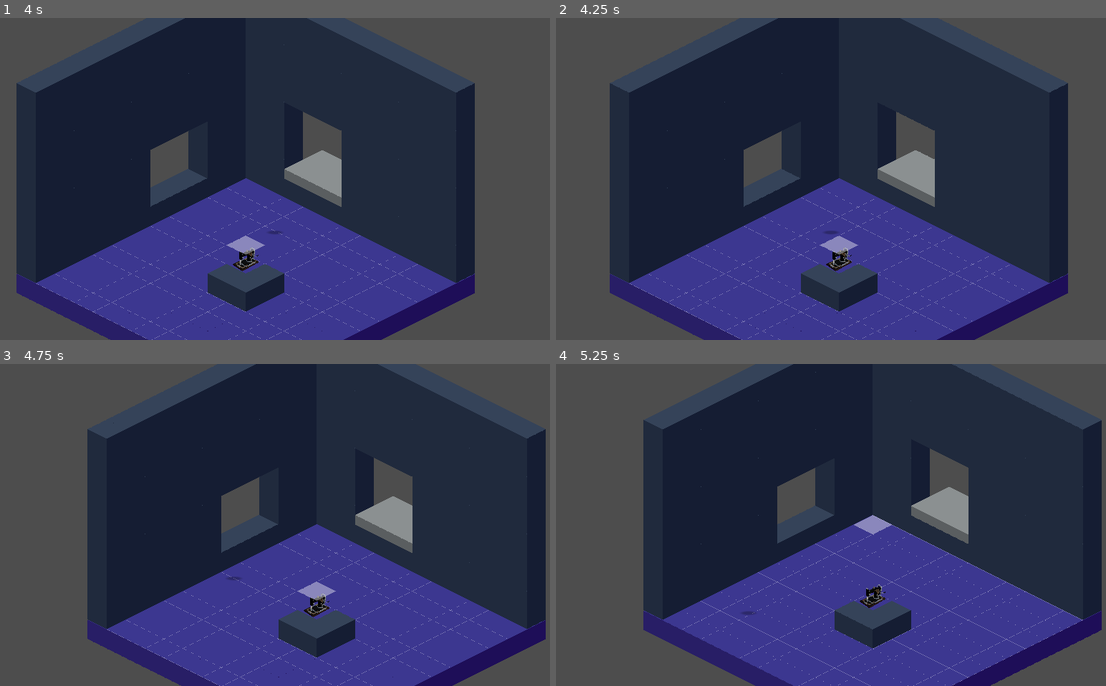
Above: before the commit, frames 1-4 (two rows, left to right).
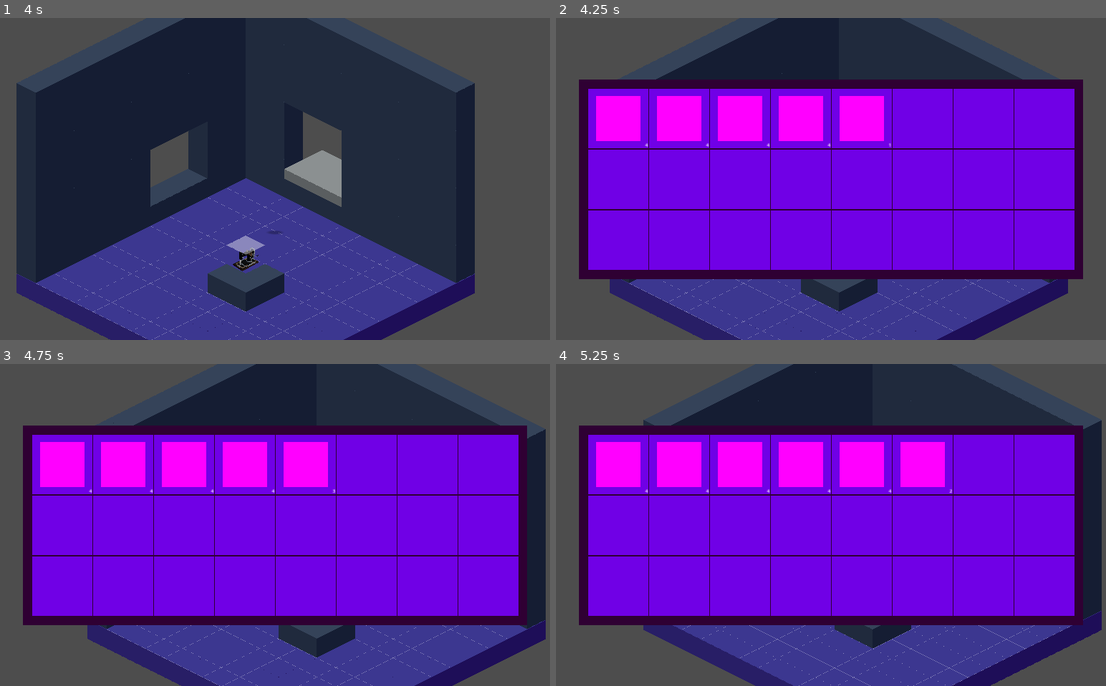
Above: after the commit, the same moments.

Repository: kaelynfmp/HearthLight
Game: Godot game, scene res://scenes/room.tscn
Two runs of this game, one before a commit and one after it. Both use one fixed random seed, a clock stepped at 60 frames per second and the inputs below.
Inputs (mouse positions are in pixels of both pictures, inside the frame that each line leads up to):
- Up to frame 1 (4 s): tap Enter (ui_accept) at 0.5, 0.6, 0.77, 1.07, 1.25, 1.35, 1.52, 1.82, 2, 2.1, 2.85, 3.02, 3.32, 3.5, 3.6, 3.77 s; move the mouse to (401, 162) at 0.52 s; hold D (move_right) 0.53-1.28 s; click (401, 162) at 0.67 s; move the mouse to (159, 195) at 1.27 s; hold S (move_down) 1.28-2.03 s; move the mouse to (330, 108) at 2.02 s; hold D (move_right) 2.03-2.78 s; move the mouse to (247, 243) at 2.77 s; hold W (move_up) 2.78-3.53 s; click (247, 243) at 2.92 s; move the mouse to (445, 227) at 3.52 s; hold A (move_left) from 3.53 s (still down)
- Up to frame 2 (4.25 s): keep holding A (move_left); tap Enter (ui_accept) at 4.07 s; tap E (inventory, bound only after the commit) at 4.15 s
- Up to frame 3 (4.75 s): keep holding A (move_left); move the mouse to (104, 476) at 4.27 s; tap Enter (ui_accept) at 4.35, 4.52 s
- Up to frame 4 (5.25 s): tap Enter (ui_accept) at 4.82, 5, 5.1 s; move the mouse to (858, 525) at 5.02 s; release A (move_left) at 5.03 s; hold S (move_down) from 5.03 s (still down); click (858, 525) at 5.17 s

Frame 1 is identical in both runs. In frame 2, 57% of the frame differs, in the area x 4-96%, y 19-82%; in frame 3, 57%; in frame 4, 57%.

Commit message:
feat: inventory + player inventory basics

Diff:
--- a/project.godot
+++ b/project.godot
@@ -37,8 +37,12 @@
 "res://resources/sprites/": "blue",
 "res://resources/tilesets/": "teal",
 "res://scenes/": "yellow",
+"res://scenes/gadgets/": "orange",
+"res://scenes/inventory/": "red",
 "res://scripts/": "red",
-"res://scripts/environment/": "orange",
+"res://scripts/environment/": "pink",
+"res://scripts/gui/": "purple",
+"res://scripts/gui/inventory/": "orange",
 "res://scripts/objects/": "pink"
 }
 
@@ -70,6 +74,13 @@
 "events": [Object(InputEventKey,"resource_local_to_scene":false,"resource_name":"","device":-1,"window_id":0,"alt_press …(192 unchanged characters)…
 ]
 }
+inventory={
+"deadzone": 0.5,
+"events": [Object(InputEventKey,"resource_local_to_scene":false,"resource_name":"","device":-1,"window_id":0,"alt_pressed":false,"shift_pressed":false,"ctrl_pressed":false,"meta_pressed":false,"pressed":false,"keycode":0,"physical_keycode":69,"key_label":0,"unicode":101,"location":0,"echo":false,"script":null)
+, Object(InputEventKey,"resource_local_to_scene":false,"resource_name":"","device":-1,"window_id":0,"alt_pressed":false,"shift_pressed":false,"ctrl_pressed":false,"meta_pressed":false,"pressed":false,"keycode":0,"physical_keycode":73,"key_label":0,"unicode":105,"location":0,"echo":false,"script":null)
+, Object(InputEventKey,"resource_local_to_scene":false,"resource_name":"","device":-1,"window_id":0,"alt_pressed":false,"shift_pressed":false,"ctrl_pressed":false,"meta_pressed":false,"pressed":false,"keycode":0,"physical_keycode":4194306,"key_label":0,"unicode":0,"location":0,"echo":false,"script":null)
+]
+}
 
 [rendering]
 
--- a/resources/character/inventory.tres
+++ b/resources/character/inventory.tres
@@ -1,8 +1,81 @@
-[gd_resource type="Resource" script_class="Inventory" load_steps=3 format=3 uid="uid://b1gb7sbupakg4"]
+[gd_resource type="Resource" script_class="Inventory" load_steps=27 format=3 uid="uid://b1gb7sbupakg4"]
 
-[ext_resource type="Script" path="res://scripts/resources/item.gd" id="1_djfy0"]
+[ext_resource type="Script" path="res://scripts/resources/slot.gd" id="2_57fq4"]
 [ext_resource type="Script" path="res://scripts/resources/inventory.gd" id="2_v7s4q"]
 
+[sub_resource type="Resource" id="Resource_2ebfp"]
+script = ExtResource("2_57fq4")
+
+[sub_resource type="Resource" id="Resource_ihm3d"]
+script = ExtResource("2_57fq4")
+
+[sub_resource type="Resource" id="Resource_2pfqq"]
+script = ExtResource("2_57fq4")
+
+[sub_resource type="Resource" id="Resource_bmtpm"]
+script = ExtResource("2_57fq4")
+
+[sub_resource type="Resource" id="Resource_482cp"]
+script = ExtResource("2_57fq4")
+
+[sub_resource type="Resource" id="Resource_0wf3g"]
+script = ExtResource("2_57fq4")
+
+[sub_resource type="Resource" id="Resource_5m8ay"]
+script = ExtResource("2_57fq4")
+
+[sub_resource type="Resource" id="Resource_r14wu"]
+script = ExtResource("2_57fq4")
+
+[sub_resource type="Resource" id="Resource_anewh"]
+script = ExtResource("2_57fq4")
+
+[sub_resource type="Resource" id="Resource_rbm8n"]
+script = ExtResource("2_57fq4")
+
+[sub_resource type="Resource" id="Resource_pv1j2"]
+script = ExtResource("2_57fq4")
+
+[sub_resource type="Resource" id="Resource_4xrq3"]
+script = ExtResource("2_57fq4")
+
+[sub_resource type="Resource" id="Resource_176oo"]
+script = ExtResource("2_57fq4")
+
+[sub_resource type="Resource" id="Resource_nnbsl"]
+script = ExtResource("2_57fq4")
+
+[sub_resource type="Resource" id="Resource_ikf74"]
+script = ExtResource("2_57fq4")
+
+[sub_resource type="Resource" id="Resource_o7g7b"]
+script = ExtResource("2_57fq4")
+
+[sub_resource type="Resource" id="Resource_m4cxl"]
+script = ExtResource("2_57fq4")
+
+[sub_resource type="Resource" id="Resource_8vgm8"]
+script = ExtResource("2_57fq4")
+
+[sub_resource type="Resource" id="Resource_khlt8"]
+script = ExtResource("2_57fq4")
+
+[sub_resource type="Resource" id="Resource_ktclp"]
+script = ExtResource("2_57fq4")
+
+[sub_resource type="Resource" id="Resource_wvi37"]
+script = ExtResource("2_57fq4")
+
+[sub_resource type="Resource" id="Resource_1txle"]
+script = ExtResource("2_57fq4")
+
+[sub_resource type="Resource" id="Resource_y3hek"]
+script = ExtResource("2_57fq4")
+
+[sub_resource type="Resource" id="Resource_vw7ak"]
+script = ExtResource("2_57fq4")
+
 [resource]
+resource_name = "Inventory"
 script = ExtResource("2_v7s4q")
-items = Array[ExtResource("1_djfy0")]([])
+slots = Array[ExtResource("2_57fq4")]([SubResource("Resource_2ebfp"), SubResource("Resource_ihm3d"), SubResource("Resource_2pfqq"), SubResource("Resource_bmtpm"), SubResource("Resource_482cp"), SubResource("Resource_0wf3g"), SubResource("Resource_5m8ay"), SubResource("Resource_r14wu"), SubResource("Resource_anewh"), SubResource("Resource_rbm8n"), SubResource("Resource_pv1j2"), SubResource("Resource_4xrq3"), SubResource("Resource_176oo"), SubResource("Resource_nnbsl"), SubResource("Resource_ikf74"), SubResource("Resource_o7g7b"), SubResource("Resource_m4cxl"), SubResource("Resource_8vgm8"), SubResource("Resource_khlt8"), SubResource("Resource_ktclp"), SubResource("Resource_wvi37"), SubResource("Resource_1txle"), SubResource("Resource_y3hek"), SubResource("Resource_vw7ak")])
--- a/resources/items/cotton.tres
+++ b/resources/items/cotton.tres
@@ -2,13 +2,13 @@
 
 [ext_resource type="Script" path="res://scripts/resources/item.gd" id="1_u4brp"]
 
-[sub_resource type="PlaceholderTexture2D" id="PlaceholderTexture2D_mvjxn"]
-size = Vector2(16, 16)
+[sub_resource type="PlaceholderTexture2D" id="PlaceholderTexture2D_psojh"]
+size = Vector2(150, 150)
 
 [resource]
 script = ExtResource("1_u4brp")
-sprite = SubResource("PlaceholderTexture2D_mvjxn")
+texture = SubResource("PlaceholderTexture2D_psojh")
 name = "Cotton"
 description = ""
-maxStack = 999
+max_stack = 4
 price = 10
--- /dev/null
+++ b/resources/resource-icons/slot.svg
@@ -0,0 +1 @@
+<svg xmlns="http://www.w3.org/2000/svg" viewBox="0 0 512 512" style="height: 512px; width: 512px;"><path d="M0 0h512v512H0z" fill="#ffda86" fill-opacity="0"></path><g class="" transform="translate(0,0)" style=""><path d="M61.39 25.39C93.9 58.33 115.8 96.55 133.3 134.5c4.9-12 7.3-22.2 18.9-32.3 47 26.5 60.3 43.3 64.4 80.4h66.8c1.8-36 7.6-56.3 36.5-82.81 15.9 12.41 20 26.91 28.1 40.71 8.5-38.9 37.3-81.28 76.7-101.89-52.5-11.56-108.5-.43-153.3 17.54 9.3 6.39 22.7 11.23 26.9 19.5-19 9.79-39.5 42.35-51.2 69.35-14.1-25.1-43.5-53.44-72-67.64 11.5-11.58 23-15.79 34.5-22.89C176.6 36.1 117.5 27 61.39 25.39zm8.85 175.21l-41.25 110H137.8l41.2-110zm134.76 0l41.2 110H483l-41.2-110zm-22 40.6l-32.8 87.4H73v158h110zm18 0v245.4h238v-158H233.8z" fill="#ffffff" fill-opacity="1"></path></g></svg>
--- /dev/null
+++ b/scenes/inventory/inventory.tscn
@@ -0,0 +1,107 @@
+[gd_scene load_steps=4 format=3 uid="uid://c6g34by20r0qc"]
+
+[ext_resource type="Script" path="res://scripts/gui/inventory/inventory.gd" id="1_esbpf"]
+[ext_resource type="PackedScene" uid="uid://c5605c3ehaw25" path="res://scenes/inventory/slot.tscn" id="2_80pyi"]
+
+[sub_resource type="PlaceholderTexture2D" id="PlaceholderTexture2D_o5cix"]
+
+[node name="Inventory" type="Control"]
+layout_mode = 3
+anchors_preset = 0
+offset_right = 1691.0
+offset_bottom = 669.0
+script = ExtResource("1_esbpf")
+
+[node name="Background" type="NinePatchRect" parent="."]
+self_modulate = Color(0.186222, 0.207495, 0.199233, 1)
+layout_mode = 0
+offset_right = 1691.0
+offset_bottom = 669.0
+texture = SubResource("PlaceholderTexture2D_o5cix")
+
+[node name="Slots" type="GridContainer" parent="Background"]
+layout_mode = 1
+anchors_preset = 8
+anchor_left = 0.5
+anchor_top = 0.5
+anchor_right = 0.5
+anchor_bottom = 0.5
+offset_left = -814.0
+offset_top = -304.0
+offset_right = 814.0
+offset_bottom = 304.0
+grow_horizontal = 2
+grow_vertical = 2
+columns = 8
+
+[node name="Slot" parent="Background/Slots" instance=ExtResource("2_80pyi")]
+layout_mode = 2
+
+[node name="Slot2" parent="Background/Slots" instance=ExtResource("2_80pyi")]
+layout_mode = 2
+
+[node name="Slot3" parent="Background/Slots" instance=ExtResource("2_80pyi")]
+layout_mode = 2
+
+[node name="Slot4" parent="Background/Slots" instance=ExtResource("2_80pyi")]
+layout_mode = 2
+
+[node name="Slot5" parent="Background/Slots" instance=ExtResource("2_80pyi")]
+layout_mode = 2
+
+[node name="Slot6" parent="Background/Slots" instance=ExtResource("2_80pyi")]
+layout_mode = 2
+
+[node name="Slot7" parent="Background/Slots" instance=ExtResource("2_80pyi")]
+layout_mode = 2
+
+[node name="Slot8" parent="Background/Slots" instance=ExtResource("2_80pyi")]
+layout_mode = 2
+
+[node name="Slot9" parent="Background/Slots" instance=ExtResource("2_80pyi")]
+layout_mode = 2
+
+[node name="Slot10" parent="Background/Slots" instance=ExtResource("2_80pyi")]
+layout_mode = 2
+
+[node name="Slot11" parent="Background/Slots" instance=ExtResource("2_80pyi")]
+layout_mode = 2
+
+[node name="Slot12" parent="Background/Slots" instance=ExtResource("2_80pyi")]
+layout_mode = 2
+
+[node name="Slot13" parent="Background/Slots" instance=ExtResource("2_80pyi")]
+layout_mode = 2
+
+[node name="Slot14" parent="Background/Slots" instance=ExtResource("2_80pyi")]
+layout_mode = 2
+
+[node name="Slot15" parent="Background/Slots" instance=ExtResource("2_80pyi")]
+layout_mode = 2
+
+[node name="Slot16" parent="Background/Slots" instance=ExtResource("2_80pyi")]
+layout_mode = 2
+
+[node name="Slot17" parent="Background/Slots" instance=ExtResource("2_80pyi")]
+layout_mode = 2
+
+[node name="Slot18" parent="Background/Slots" instance=ExtResource("2_80pyi")]
+layout_mode = 2
+
+[node name="Slot19" parent="Background/Slots" instance=ExtResource("2_80pyi")]
+layout_mode = 2
+
+[node name="Slot20" parent="Background/Slots" instance=ExtResource("2_80pyi")]
+layout_mode = 2
+
+[node name="Slot21" parent="Background/Slots" instance=ExtResource("2_80pyi")]
+layout_mode = 2
+
+[node name="Slot22" parent="Background/Slots" instance=ExtResource("2_80pyi")]
+layout_mode = 2
+
+[node name="Slot23" parent="Background/Slots" instance=ExtResource("2_80pyi")]
+layout_mode = 2
+
+[node name="Slot24" parent="Background/Slots" instance=ExtResource("2_80pyi")]
+layout_mode = 2
--- /dev/null
+++ b/scenes/inventory/slot.tscn
@@ -0,0 +1,39 @@
+[gd_scene load_steps=3 format=3 uid="uid://c5605c3ehaw25"]
+
+[ext_resource type="Script" path="res://scripts/gui/inventory/slot.gd" id="1_n8mqj"]
+
+[sub_resource type="PlaceholderTexture2D" id="PlaceholderTexture2D_mnql3"]
+size = Vector2(200, 200)
+
+[node name="Slot" type="Panel"]
+self_modulate = Color(1, 1, 1, 0)
+custom_minimum_size = Vector2(200, 200)
+offset_right = 24.0
+offset_bottom = 24.0
+script = ExtResource("1_n8mqj")
+
+[node name="Background" type="Sprite2D" parent="."]
+self_modulate = Color(0.441, 0.8082, 0.9, 1)
+texture = SubResource("PlaceholderTexture2D_mnql3")
+centered = false
+
+[node name="ItemContainer" type="CenterContainer" parent="."]
+custom_minimum_size = Vector2(200, 200)
+layout_mode = 0
+offset_right = 200.0
+offset_bottom = 200.0
+
+[node name="ItemPanel" type="Panel" parent="ItemContainer"]
+layout_mode = 2
+
+[node name="Item" type="Sprite2D" parent="ItemContainer/ItemPanel"]
+
+[node name="Stack" type="Label" parent="ItemContainer/ItemPanel"]
+layout_mode = 0
+offset_left = -100.0
+offset_top = -100.0
+offset_right = 100.0
+offset_bottom = 100.0
+text = "999"
+horizontal_alignment = 2
+vertical_alignment = 2
--- a/scenes/room.tscn
+++ b/scenes/room.tscn
@@ -6,6 +6,8 @@
 [ext_resource type="PackedScene" uid="uid://b353v4ogg13io" path="res://scenes/character.tscn" id="3_aubfo"]
 [ext_resource type="Script" path="res://scripts/objects/character.gd" id="3_jp7id"]
 [ext_resource type="PackedScene" uid="uid://ooc6jx4dihku" path="res://scenes/marker.tscn" id="4_mnrrm"]
+[ext_resource type="Resource" uid="uid://b1gb7sbupakg4" path="res://resources/character/inventory.tres" id="6_kcpka"]
+[ext_resource type="PackedScene" uid="uid://c6g34by20r0qc" path="res://scenes/inventory/inventory.tscn" id="8_p13u3"]
 
 [node name="Room" type="Node2D"]
 y_sort_enabled = true
@@ -122,6 +124,7 @@
 
 [node name="Character" parent="Tilemap" instance=ExtResource("3_aubfo")]
 script = ExtResource("3_jp7id")
+inventory = ExtResource("6_kcpka")
 
 [node name="Grid" type="Polygon2D" parent="Tilemap"]
 modulate = Color(1, 1, 1, 0.419608)
@@ -135,13 +138,17 @@
 polygon = PackedVector2Array(-1408, 0, 0, -704, 1408, 0, 0, 704)
 metadata/_edit_lock_ = true
 
-[node name="HUD" type="Control" parent="."]
-layout_mode = 3
-anchors_preset = 0
-offset_right = 40.0
-offset_bottom = 40.0
+[node name="HUD" type="CanvasLayer" parent="."]
 
-[node name="Inventory" type="Control" parent="HUD"]
-anchors_preset = 0
-offset_right = 40.0
-offset_bottom = 40.0
+[node name="Inventory" parent="HUD" instance=ExtResource("8_p13u3")]
+anchors_preset = 8
+anchor_left = 0.5
+anchor_top = 0.5
+anchor_right = 0.5
+anchor_bottom = 0.5
+offset_left = -845.0
+offset_top = -334.5
+offset_right = 845.0
+offset_bottom = 334.5
+grow_horizontal = 2
+grow_vertical = 2
--- /dev/null
+++ b/scripts/gui/inventory/inventory.gd
@@ -0,0 +1,28 @@
+extends Control
+
+@onready var inventory: Inventory = preload("res://resources/character/inventory.tres")
+@onready var slots: Array = $Background/Slots.get_children()
+
+
+var is_open: bool = false
+
+func _ready() -> void:
+	inventory.update.connect(update_slots)
+	update_slots()
+	close()
+
+func update_slots():
+	for i in range(min(inventory.slots.size(), slots.size())):
+		slots[i].update(inventory.slots[i])
+
+func _process(_delta: float):
+	if Input.is_action_just_pressed("inventory"):
+		close() if is_open else open()
+
+func open():
+	visible = true
+	is_open = true
+
+func close():
+	visible = false
+	is_open = false
--- /dev/null
+++ b/scripts/gui/inventory/slot.gd
@@ -0,0 +1,15 @@
+extends Panel
+
+@onready var item_sprite: Sprite2D = $ItemContainer/ItemPanel/Item
+@onready var stack_number: Label = $ItemContainer/ItemPanel/Stack
+
+func update(slot: Slot):
+	if !slot.item:
+		item_sprite.visible = false
+		stack_number.visible = false
+	else:
+		item_sprite.visible = true
+		item_sprite.texture = slot.item.texture
+		if slot.stack_size > 0:
+			stack_number.visible = true
+			stack_number.text = str(slot.stack_size)
--- a/scripts/objects/character.gd
+++ b/scripts/objects/character.gd
@@ -2,10 +2,12 @@
 
 const SPEED:int = 1000
 
+## The [Inventory] containing all of the players items.
+@export var inventory : Inventory
+
 @onready var anim_tree:Node = get_node("AnimationTree")
 
-func _process(delta: float) -> void:
-
+func _process(_delta: float) -> void:
 	for sprite:AnimatedSprite2D in $Sprite.get_children():
 		if velocity == Vector2.ZERO: continue
 		if round(abs(rad_to_deg(velocity.angle()))) == 90: continue
@@ -14,16 +16,12 @@
 		elif sign(cos(velocity.angle())) == 1:
 			sprite.flip_h = false;
 
-
-
 	if self.velocity == Vector2.ZERO:
 		anim_tree.get("parameters/playback").travel("Idle")
 	else:
 		anim_tree.get("parameters/playback").travel("Walk")
 
-	pass
-
-func _physics_process(delta: float) -> void:
+func _physics_process(_delta: float) -> void:
 	var direction:Vector2 = Input.get_vector("move_left", "move_right", "move_up", "move_down")
 	if direction:
 		self.velocity = direction * SPEED;
@@ -31,3 +29,12 @@
 		self.velocity = Vector2.ZERO
 
 	move_and_slide()
+
+	# TEMP
+	if Input.is_action_just_pressed("ui_accept"):
+		var item: Item = load("res://resources/items/cotton.tres")
+		collect(item)
+
+## 'Collects' a given item, placing it into the inventory on the nearest open slot
+func collect(item: Item):
+	inventory.insert(item)
--- a/scripts/resources/inventory.gd
+++ b/scripts/resources/inventory.gd
@@ -4,8 +4,28 @@
 
 extends Resource
 
-@export var items : Array[Item]
+signal update
+
+## Array of [Slot]s. Each slot contains the item, and how many of it per slot.
+@export var slots: Array[Slot]
 
 ## Initialization of the default values
-func _init(p_items = []):
-	items = p_items
+func _init(p_slots: Array[Slot] = []):
+	slots = p_slots
+
+func insert(item: Item):
+	var item_slots = slots.filter(func(slot): return slot.item == item)
+	var found: bool = false
+	if !item_slots.is_empty():
+		for slot in item_slots:
+			if slot.stack_size < item.max_stack:
+				slot.stack_size += 1
+				found = true
+				break
+	if !found:
+		var empty_slots = slots.filter(func(slot): return slot.item == null)
+		if !empty_slots.is_empty():
+			empty_slots[0].item = item
+			empty_slots[0].stack_size = 1
+
+	update.emit()
--- a/scripts/resources/item.gd
+++ b/scripts/resources/item.gd
@@ -5,7 +5,7 @@
 extends Resource
 
 ## Icon that represents the sprite in-game.
-@export var sprite: Texture2D
+@export var texture: Texture2D
 ## Name of the item as it appears in-game.
 @export var name: String
 ## In-game description of item.
@@ -13,14 +13,14 @@
 
 @export_category("Properties")
 ## Maximum amount of items that can be stored in one inventory slot.
-@export_range(1, 999) var maxStack: int
+@export_range(1, 999) var max_stack: int
 ## Price of an item if you were to sell it as junk. Purchase prices are determined algorithmically based off of this value.
 @export_range(0, 999999999999999999) var price: int
 
 ## Initialization of the default values
-func _init(p_sprite = null, p_name = "", p_desc = "", p_maxStack = 999, p_price = 0):
-	sprite = p_sprite
+func _init(p_texture = null, p_name = "", p_desc = "", p_max_stack = 999, p_price = 0):
+	texture = p_texture
 	name = p_name
 	description = p_desc
-	maxStack = p_maxStack
+	max_stack = p_max_stack
 	price = p_price
--- /dev/null
+++ b/scripts/resources/slot.gd
@@ -0,0 +1,37 @@
+@tool
+
+@icon("res://resources/resource-icons/slot.svg")
+
+class_name Slot
+
+extends Resource
+
+## The [Item] that this slot represents. Can have multiple.
+@export var item: Item :
+	get:
+		if item != null and item.max_stack != prev_max_stack:
+			notify_property_list_changed()
+			prev_max_stack = item.max_stack
+		return item
+	set(value):
+		item = value
+		notify_property_list_changed()
+
+var prev_max_stack: int = 0
+
+## The amount of items that are currently stored in this slot, to a max of [member Item.max_stack]
+var stack_size: int
+
+func _init(p_item = null, p_stack_size = 0):
+	item = p_item
+	stack_size = p_stack_size
+
+func _get_property_list() -> Array[Dictionary]:
+	return [
+		{
+			name = "stack_size",
+			type = TYPE_INT,
+			hint = PROPERTY_HINT_RANGE,
+			hint_string = "0, {max}, 1".format({"max": 0 if item == null else item.max_stack})
+		},
+	]
Not shown, added: resources/resource-icons/slot.svg.import
Not shown: 1 places in scenes/room.tscn that only renumber resources
